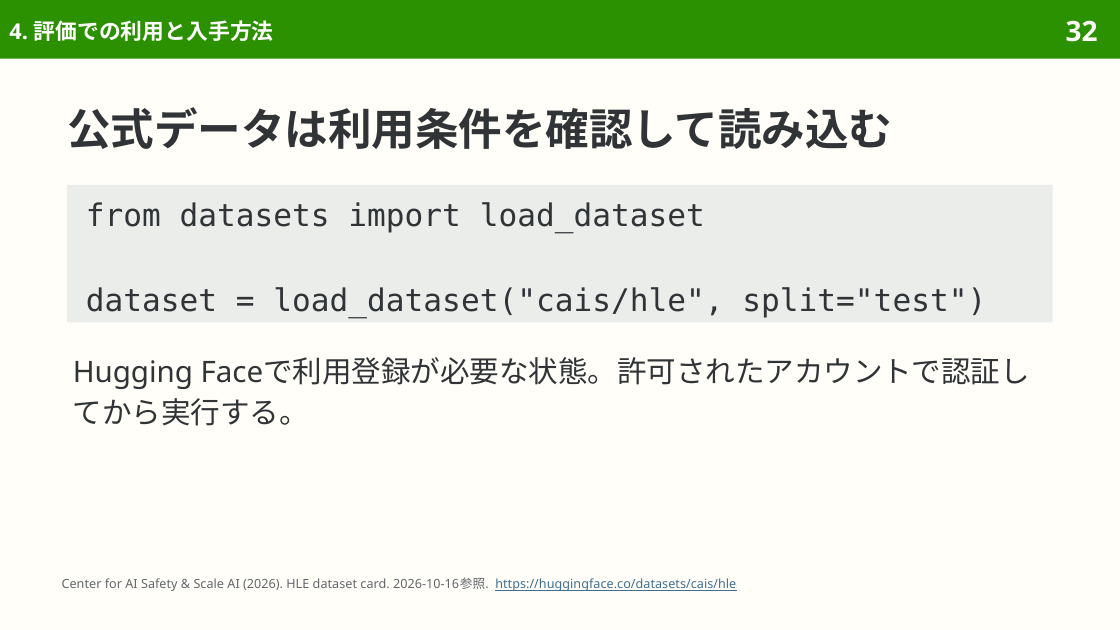
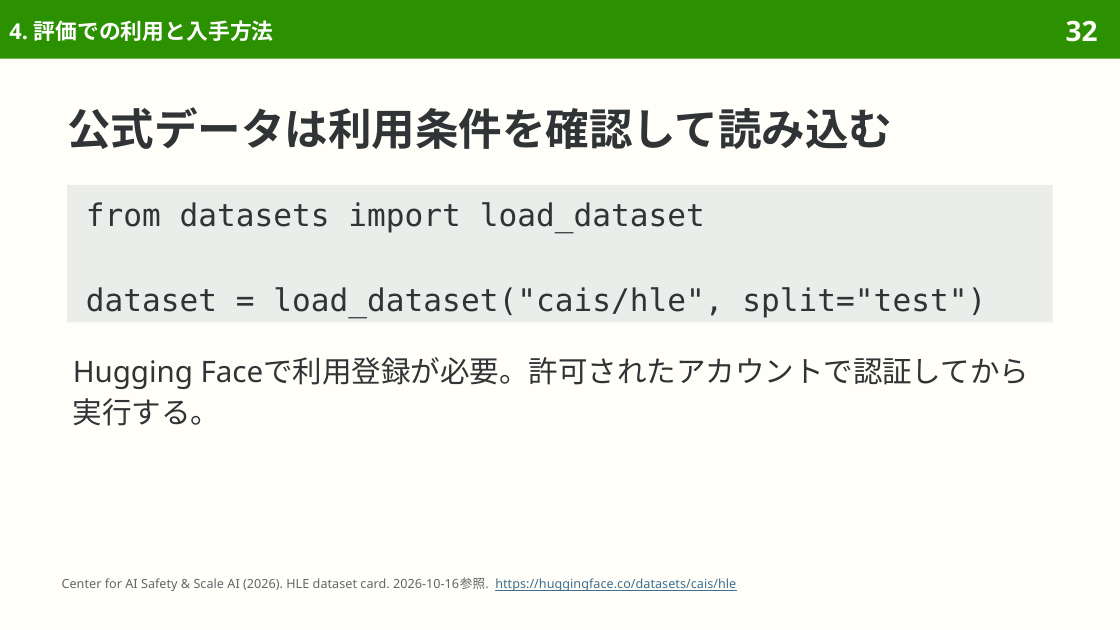
Before and after one commit to sasakiy84/datasets-in-10-minutes, a slide deck: slide 32 of slides/datasets-in-10-minutes-hle.pptx. Drawn at 1120x630 pixels with LibreOffice and Linux fonts; fonts in the diff are those of the drawing. Boxes give left, top, right and bottom in pixels: in the first picture for what was removed or moved away, otherwise in the second. Text is boxed around its words. In the diff, an @@ line names an element or a change of style, - is before the commit and + after.

```diff
--- a/slides/datasets-in-10-minutes-hle.pptx
+++ b/slides/datasets-in-10-minutes-hle.pptx
@@ text at bbox=[73, 357, 1029, 426]: text changed @@
-Hugging Faceで利用登録が必要な状態。許可されたアカウントで認証してから実行する。
+Hugging Faceで利用登録が必要。許可されたアカウントで認証してから実行する。
```
Also in this commit, not shown: 14 other slides changed, 7 other files.
